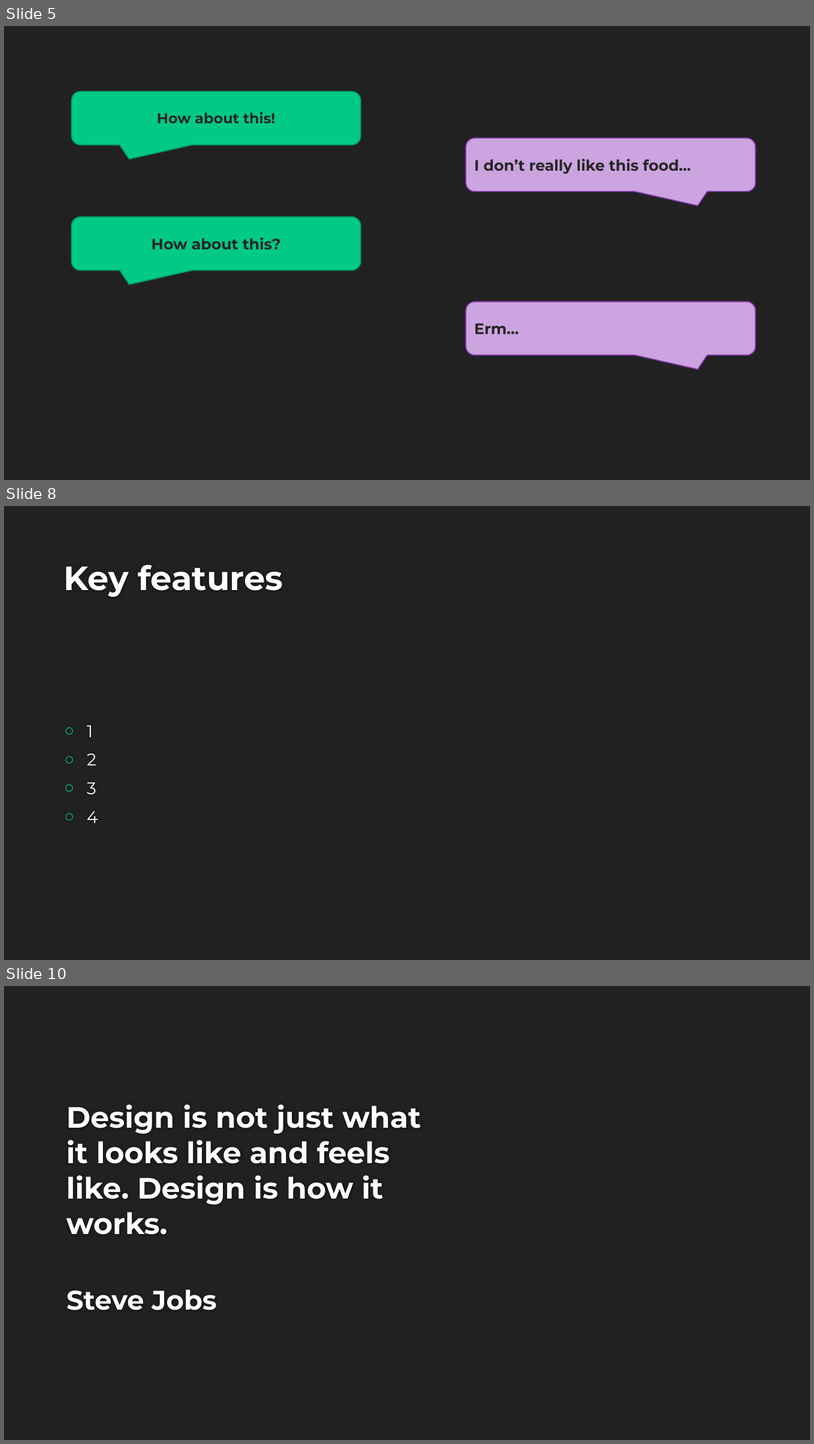
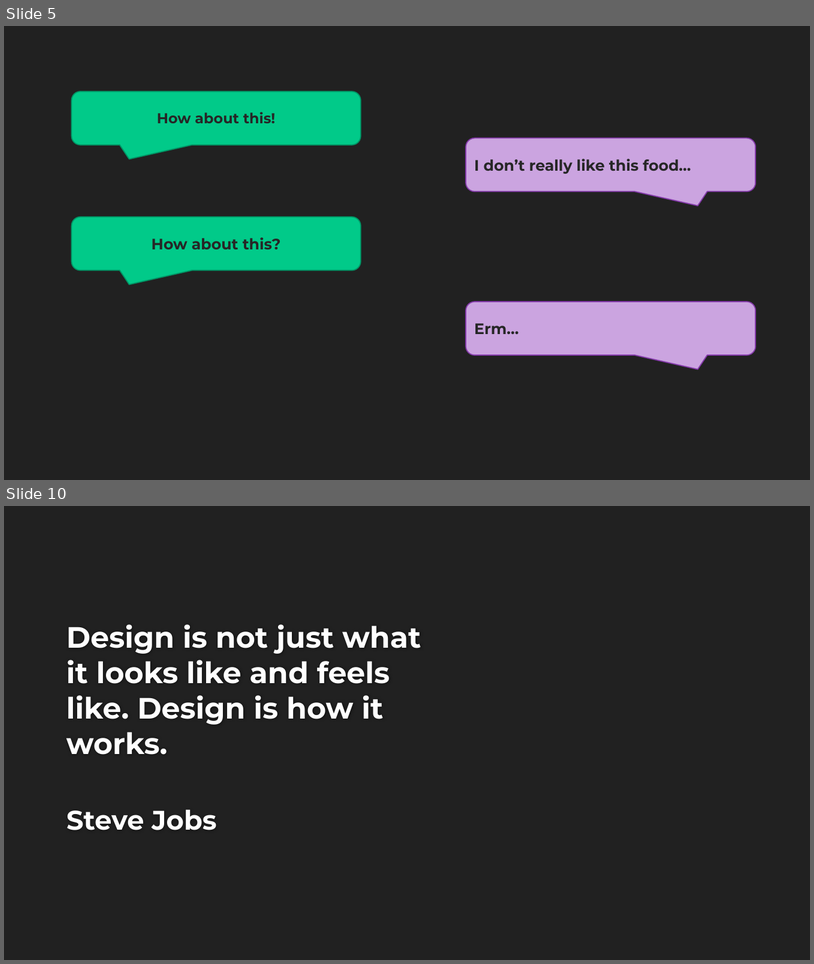
Before and after one commit to nathanshiaulam/cos333, a slide deck: Noms.pptx. Shown one above the other, each under a label of ours: slides 5, 8 and 10 before the commit, slides 5 and 10 after it; the slides between them are not shown. The pictures are 814x1444 and 814x964 pixels, drawn with LibreOffice and Linux fonts; fonts in the diff are those of the drawing; background and template pictures are left out. Boxes give left, top, right and bottom in pixels: in the first picture for what was removed or moved away, otherwise in the second. Text is boxed around its words. In the diff, an @@ line names an element or a change of style, - is before the commit and + after.

```diff
--- a/Noms.pptx
+++ b/Noms.pptx
@@ slide 8 removed at [4, 506, 810, 960], background #212121 @@
@@ title removed at [63, 565, 284, 597] @@
-Key features
@@ text removed at [87, 725, 98, 823] @@
-○ 1
-○ 2
-○ 3
-○ 4
```
Also in this commit, not shown: 3 slides changed, 4 slides added, 2 other slides removed.
